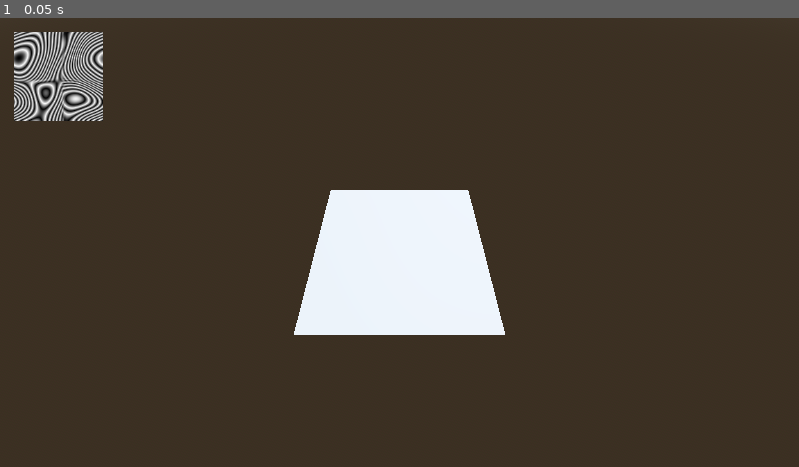
Above: before the commit, frame 1.
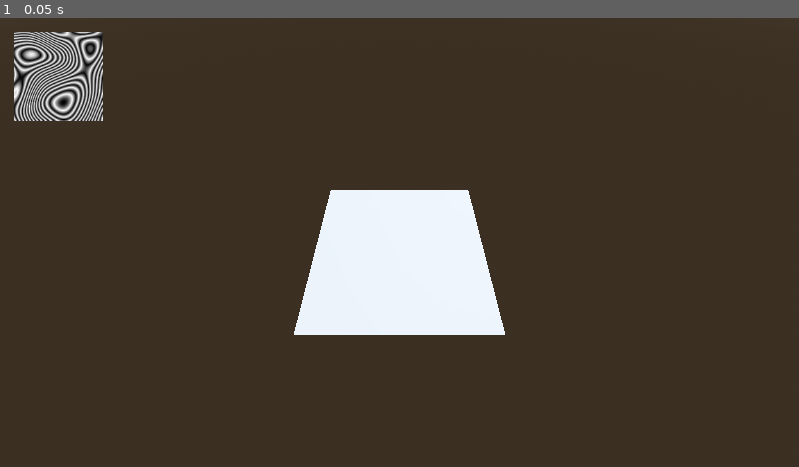
Above: after the commit, the same moment.

Repository: schonewillejacob/terrain_from_noise
Game: Godot game, scene res://main/main.tscn
Two runs of this game, one before a commit and one after it. Both use one fixed random seed, a clock stepped at 60 frames per second and the inputs below.
Inputs:
- Up to frame 1 (0.05 s): no input

The runs differ from the first frame. In frame 1, 1.7% of the frame differs, in the area x 1-13%, y 3-23%.

Commit message:
format quadmesh loop for future work

Diff:
--- a/main/main.gd
+++ b/main/main.gd
@@ -27,15 +27,18 @@
 	quadmesh_size = _inst_size_chunk.mesh.size
 	_inst_size_chunk.queue_free()
 
-	# geenerate noise UV
+	# generate noise UV
 	uv_map = create_uv_map()
 
 	# dynamically add, map, and adjust vertex of QuadMesh grid
 	for _x in quadmesh_grid_x:
 		for _z in quadmesh_grid_z:
-			print("QuadMesh %s, %s" % [_x, _z])
+			print("QuadMesh %s, %s. Raising by Vertex matrix: <placeholder>" % [_x, _z])
 			var _instance_chunk = _scene_chunk.instantiate()
+
+			#_instance_chunk.mesh.uv = Vector2(_x, _z)
 			_instance_chunk.position = Vector3(_x*quadmesh_size.x, 0, _z*quadmesh_size.y)
+
 			node_chunk_collection.add_child(_instance_chunk)
 
 	# adjust camera position dynamically, position preview Sprite3D in view.
@@ -63,6 +66,6 @@
 	_noise.fractal_ping_pong_strength = 16
 	# /NOISE CONFIGS
 
-	var _noise_image = _noise.get_seamless_image(uv_height,uv_width)
+	var _noise_image = _noise.get_image(uv_height,uv_width) # no point in this being seamless, as the heightmap won't be tiled.
 
 	return _noise_image
